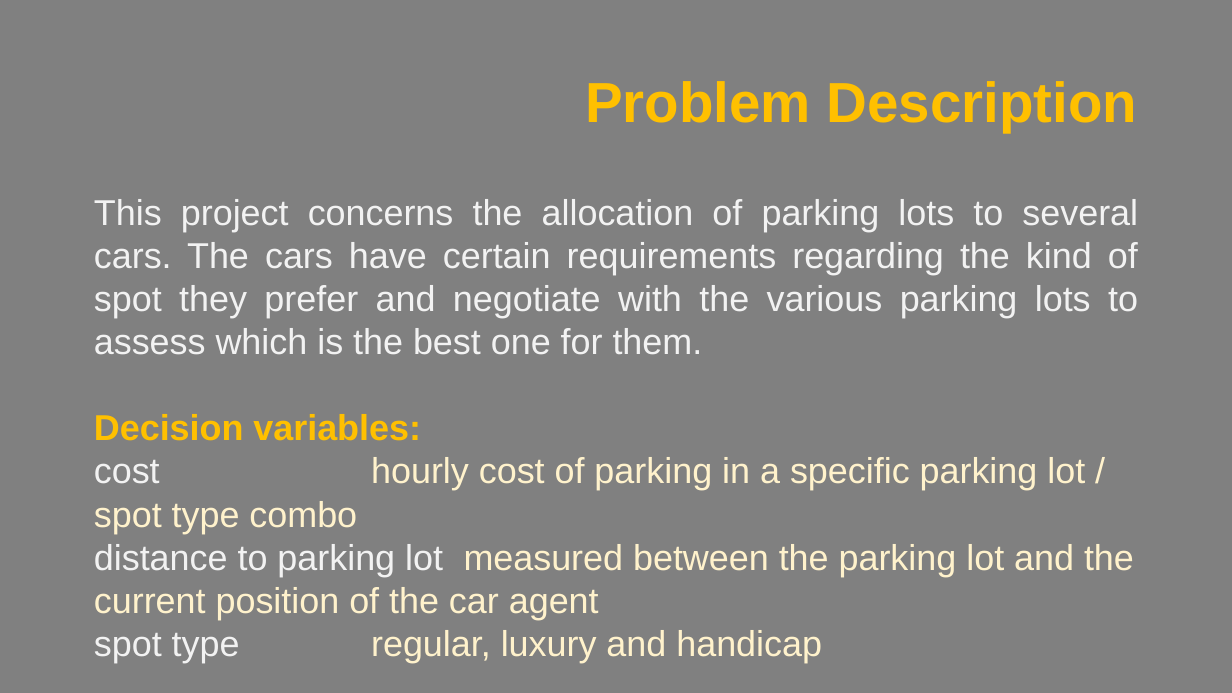
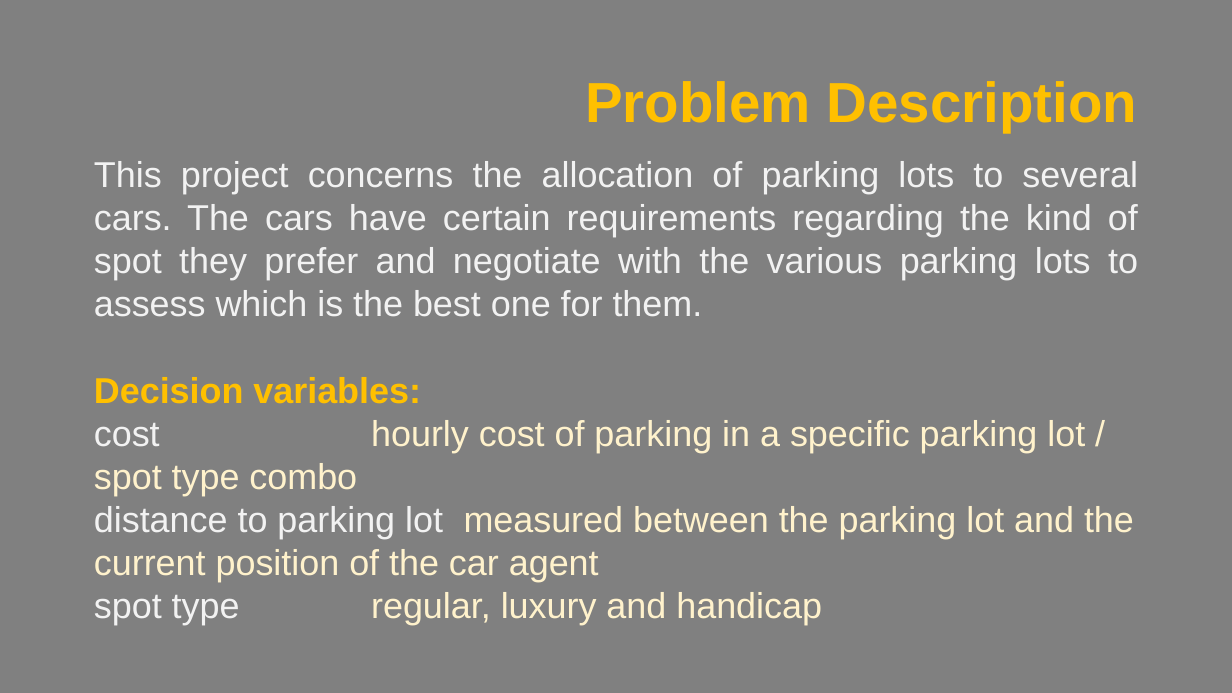
Before and after one commit to EZSPECIAL/AIAD18-19, a slide deck: slide 2 of report 1.pptx. Drawn at 1232x693 pixels with LibreOffice and Linux fonts; fonts in the diff are those of the drawing. Boxes give left, top, right and bottom in pixels: in the first picture for what was removed or moved away, otherwise in the second. Text is boxed around its words. In the diff, an @@ line names an element or a change of style, - is before the commit and + after.

```diff
--- a/report 1.pptx
+++ b/report 1.pptx
@@ text "This project concerns the allocation ..." rewrapped from (94,199,1138,620) to (94,161,1138,625) @@
```
Also in this commit, not shown: 3 other slides changed, 10 slides added, 4 slides removed.
